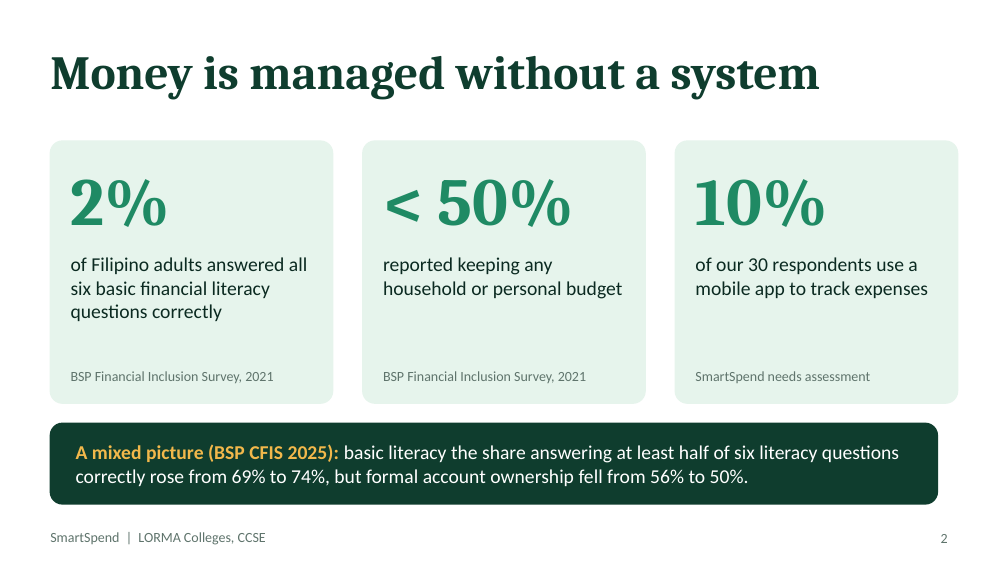
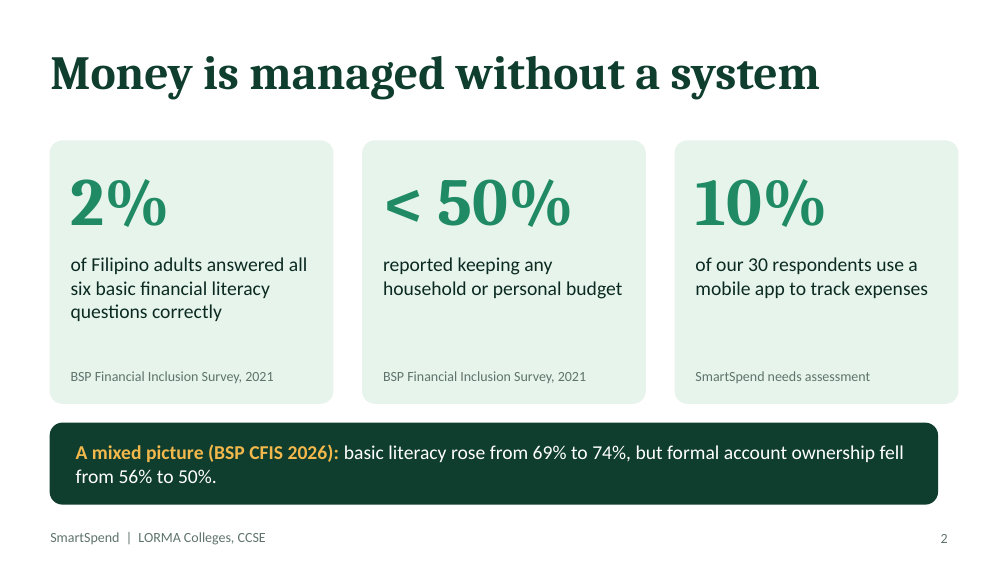
Before and after one commit to Zushikina-kun/smartspend-app, a slide deck: slide 2 of docs/handsoff/FOR_CYRILLE/SmartSpend_Defense.pptx. Drawn at 1008x567 pixels with LibreOffice and Linux fonts; fonts in the diff are those of the drawing. Boxes give left, top, right and bottom in pixels: in the first picture for what was removed or moved away, otherwise in the second. Text is boxed around its words. In the diff, an @@ line names an element or a change of style, - is before the commit and + after.

```diff
--- a/docs/handsoff/FOR_CYRILLE/SmartSpend_Defense.pptx
+++ b/docs/handsoff/FOR_CYRILLE/SmartSpend_Defense.pptx
@@ text at box(76, 444, 904, 483): text changed @@
-A mixed picture (BSP CFIS 2025): basic literacy the share answering at least half of six literacy questions correctly rose from 69% to 74%, but formal account ownership fell from 56% to 50%.
+A mixed picture (BSP CFIS 2026): basic literacy rose from 69% to 74%, but formal account ownership fell from 56% to 50%.
```
Also in this commit, not shown: 5 other slides changed.
